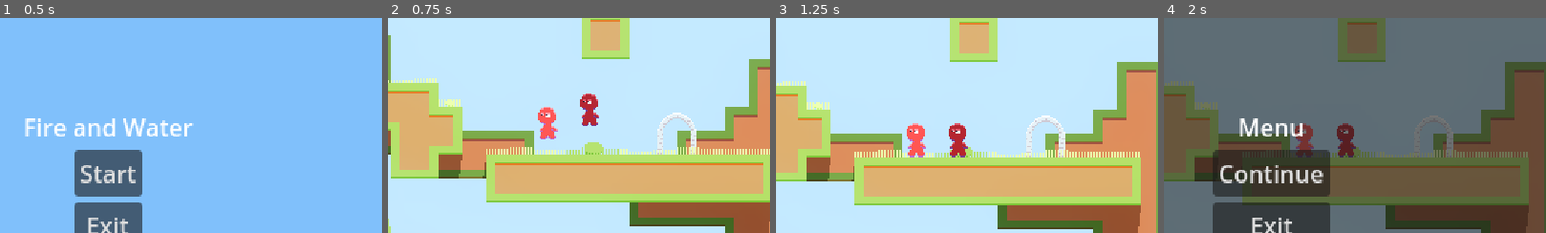
Above: before the commit, frames 1-4 (left to right).
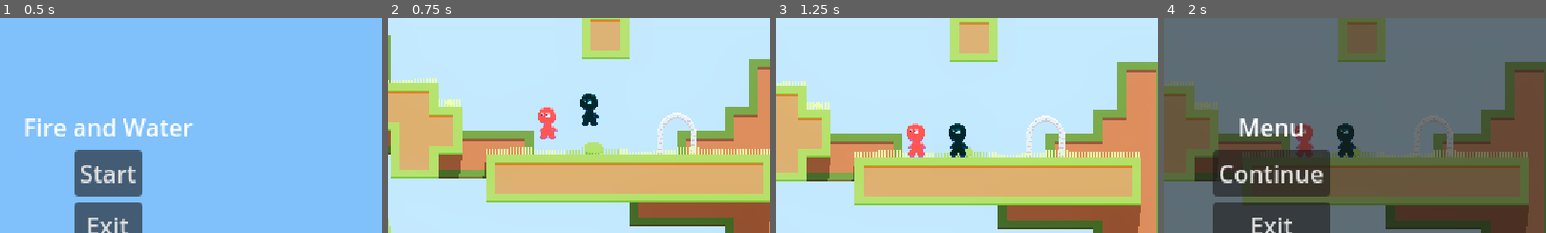
Above: after the commit, the same moments.

Repository: JohannesKoenig/fire-and-water
Game: Godot game, scene res://scenes/menu/main_menu.tscn
Two runs of this game, one before a commit and one after it. Both use one fixed random seed, a clock stepped at 60 frames per second and the inputs below.
Inputs:
- Up to frame 1 (0.5 s): no input
- Up to frame 2 (0.75 s): click "Start" at 0.5 s
- Up to frame 3 (1.25 s): no input
- Up to frame 4 (2 s): click "Menu" at 1.25 s
The pictures show only the part of the screen within x 36-86%, y 12-62%; the shares and areas given below are measured in that part.

Frame 1 is identical in both runs. In frame 2, 0.6% of the frame differs, in the area x 50-56%, y 35-51%; in frame 3, 0.6%, in the area x 45-51%, y 48-65%; in frame 4, 0.6%.

Commit message:
modulate water_player

Diff:
--- a/game/scripts/meta_progression.gd
+++ b/game/scripts/meta_progression.gd
@@ -18,6 +18,7 @@
 func _ready():
 	current_level = level_transitions.get_first_level()
 	water_player = player_packed_scene.instantiate()
+	water_player.modulate = Color.AQUA
 	add_child(water_player)
 	water_player.dead.connect(reset_level)
 	water_player.set_player_id(0)
